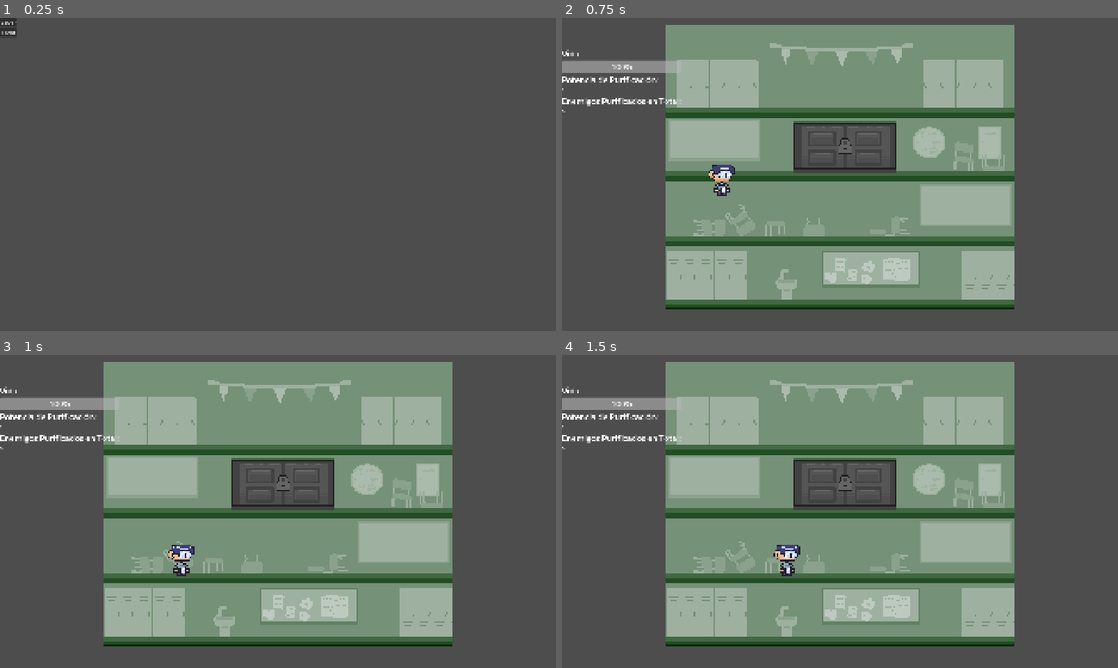
Above: before the commit, frames 1-4 (two rows, left to right).
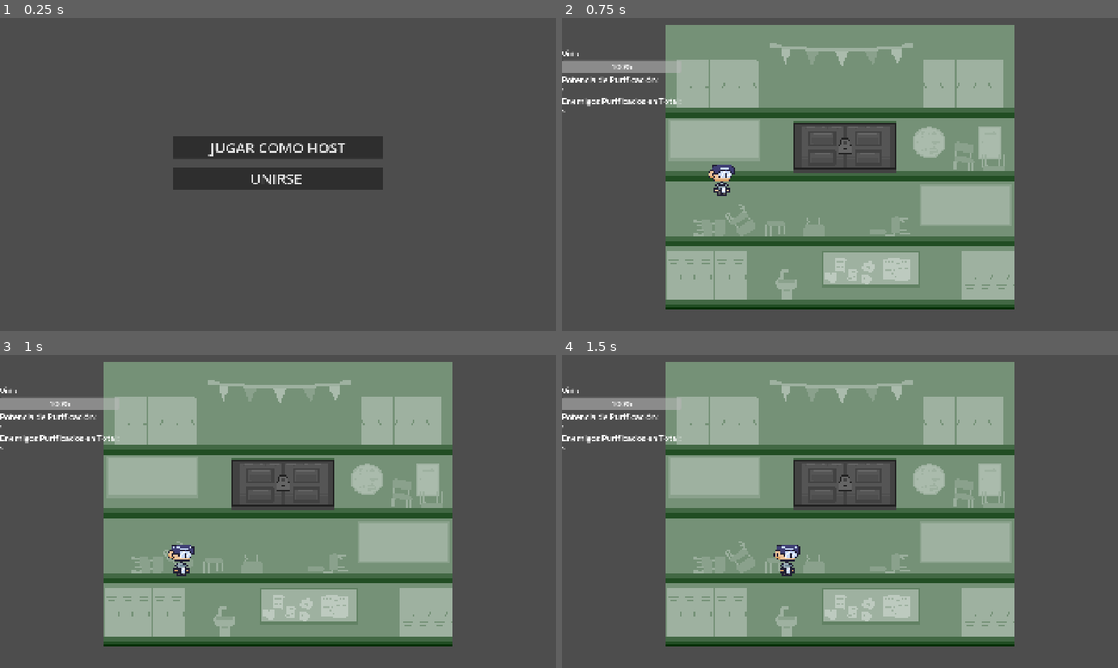
Above: after the commit, the same moments.

Repository: Artworitwo/Luces-y-sombras
Game: Godot game, scene res://scenes/Create.tscn
Two runs of this game, one before a commit and one after it. Both use one fixed random seed, a clock stepped at 60 frames per second and the inputs below. This scene is started directly instead of the project's main scene.
Inputs:
- Up to frame 1 (0.25 s): no input
- Up to frame 2 (0.75 s): click "Server" (after the commit: "JUGAR COMO HOST") at 0.5 s
- Up to frame 3 (1 s): no input
- Up to frame 4 (1.5 s): hold Right (ui_right) from 1.28 s (still down)

The runs differ from the first frame. In frame 1, 5.3% of the frame differs, in the area x 0-69%, y 0-55%; in frame 2, nothing differs; in frame 3, nothing differs; in frame 4, nothing differs.

Commit message:
Voy a darle a ecuaciones

Diff:
--- a/scenes/Create.tscn
+++ b/scenes/Create.tscn
@@ -4,21 +4,37 @@
 
 [node name="Create" type="Control" unique_id=1248216973]
 layout_mode = 3
-anchors_preset = 0
+anchors_preset = 15
+anchor_right = 1.0
+anchor_bottom = 1.0
+grow_horizontal = 2
+grow_vertical = 2
 script = ExtResource("1_nla8w")
 
 [node name="VBoxContainer" type="VBoxContainer" parent="." unique_id=1603323204]
-layout_mode = 0
-offset_right = 40.0
-offset_bottom = 40.0
+layout_mode = 1
+anchors_preset = 8
+anchor_left = 0.5
+anchor_top = 0.5
+anchor_right = 0.5
+anchor_bottom = 0.5
+offset_left = -362.0
+offset_top = -131.5
+offset_right = 362.0
+offset_bottom = 131.5
+grow_horizontal = 2
+grow_vertical = 2
+theme_override_constants/separation = 30
 
 [node name="Server" type="Button" parent="VBoxContainer" unique_id=925061113]
 layout_mode = 2
-text = "Server"
+theme_override_font_sizes/font_size = 50
+text = "JUGAR COMO HOST"
 
 [node name="Client" type="Button" parent="VBoxContainer" unique_id=944740385]
 layout_mode = 2
-text = "Client"
+theme_override_font_sizes/font_size = 50
+text = "UNIRSE "
 
 [connection signal="pressed" from="VBoxContainer/Server" to="." method="_on_server_pressed"]
 [connection signal="pressed" from="VBoxContainer/Client" to="." method="_on_client_pressed"]
--- a/scenes/level_base.gd
+++ b/scenes/level_base.gd
@@ -61,9 +61,8 @@
 
 # Esta función se llama cuando la vida llega a cero
 func check_death():
-	if not multiplayer.is_server(): return
-
-	if PLAYER.health <= 0:
+	if !multiplayer.is_server(): return
+	if get_node("SandCointainer").get_node(str(multiplayer.get_unique_id())).health <= 0:
 		# Enviamos la orden a todos (incluyendo clientes)
 		show_game_over_screen.rpc()
 
Not shown, added: visual assets/Objects/BG2-Lab.png.import
